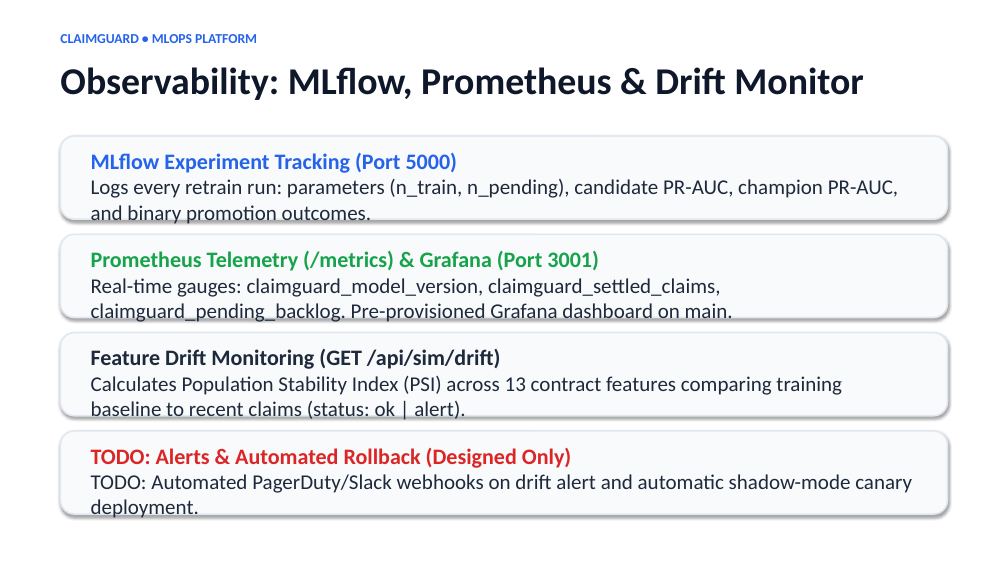
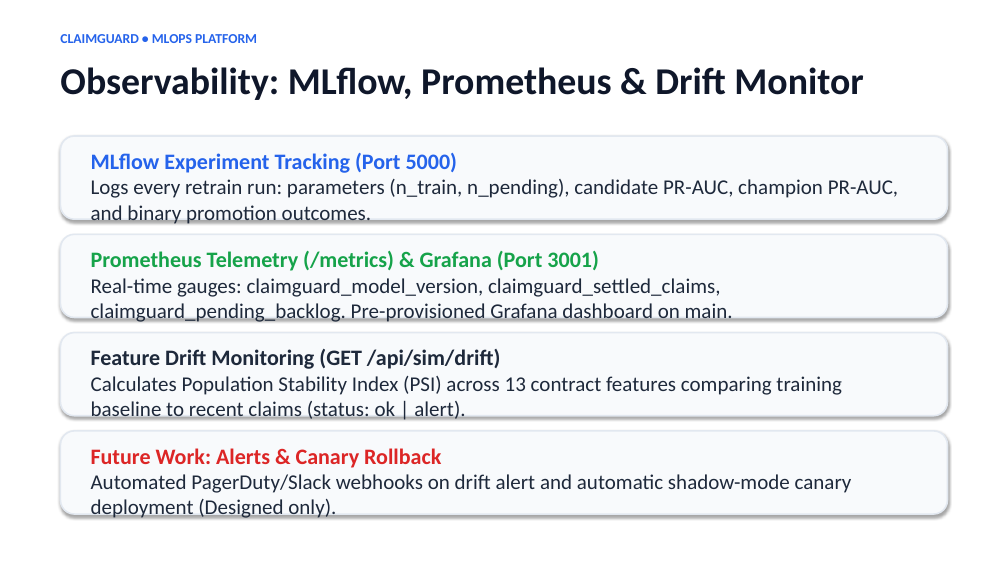
Before and after one commit to Gauravi06/ClaimGuard, a slide deck: slide 8 of ClaimGuard.pptx. Drawn at 1008x567 pixels with LibreOffice and Linux fonts; fonts in the diff are those of the drawing. Boxes give left, top, right and bottom in pixels: in the first picture for what was removed or moved away, otherwise in the second. Text is boxed around its words. In the diff, an @@ line names an element or a change of style, - is before the commit and + after.

```diff
--- a/ClaimGuard.pptx
+++ b/ClaimGuard.pptx
@@ text at (x1=91, y1=448, x2=852, y2=519): text changed @@
-TODO: Alerts & Automated Rollback (Designed Only)
-TODO: Automated PagerDuty/Slack webhooks on drift alert and automatic shadow-mode canary deployment.
+Future Work: Alerts & Canary Rollback
+Automated PagerDuty/Slack webhooks on drift alert and automatic shadow-mode canary deployment (Designed only).
```
Also in this commit, not shown: 4 other slides changed, 1 other file.
